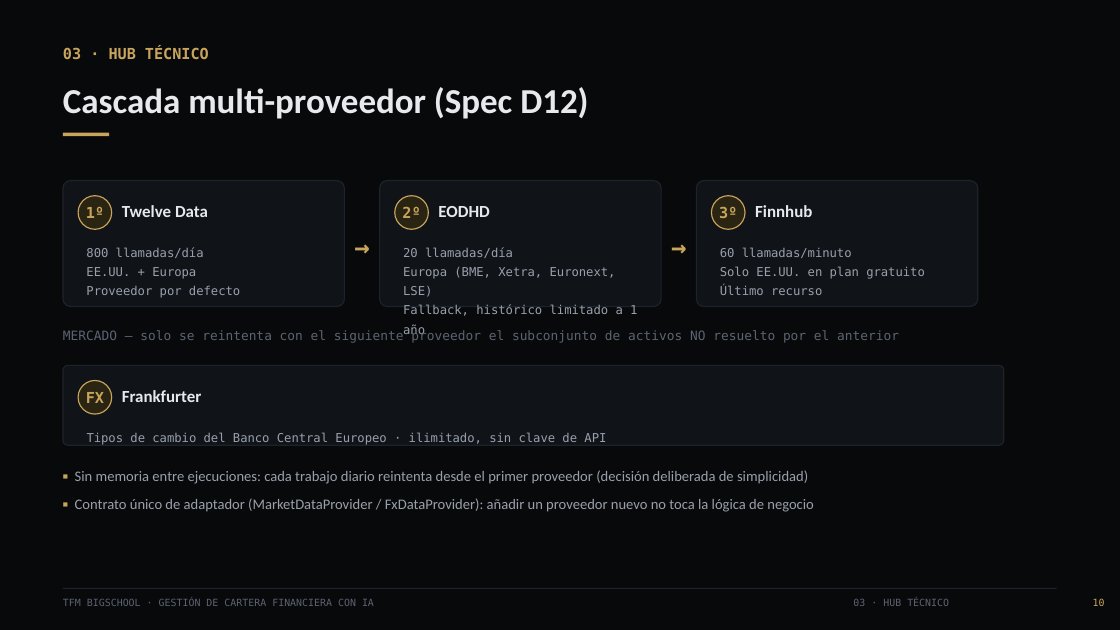
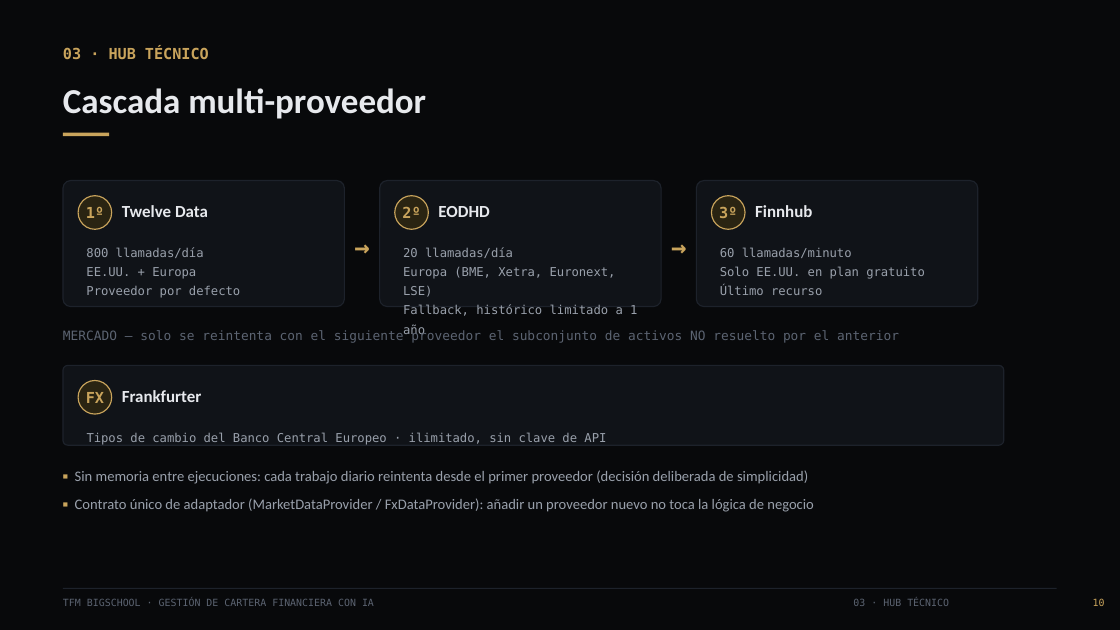
Before and after one commit to romercepeda/TFM_BigSchool, a slide deck: slide 11 of presentacion/TFM_BigSchool_Presentacion.pptx. Drawn at 1120x630 pixels with LibreOffice and Linux fonts; fonts in the diff are those of the drawing. Boxes give left, top, right and bottom in pixels: in the first picture for what was removed or moved away, otherwise in the second. Text is boxed around its words. In the diff, an @@ line names an element or a change of style, - is before the commit and + after.

```diff
--- a/presentacion/TFM_BigSchool_Presentacion.pptx
+++ b/presentacion/TFM_BigSchool_Presentacion.pptx
@@ text at box(63, 88, 426, 119): text changed @@
-Cascada multi-proveedor (Spec D12)
+Cascada multi-proveedor
```
Also in this commit, not shown: 12 other slides changed, 27 other files.
